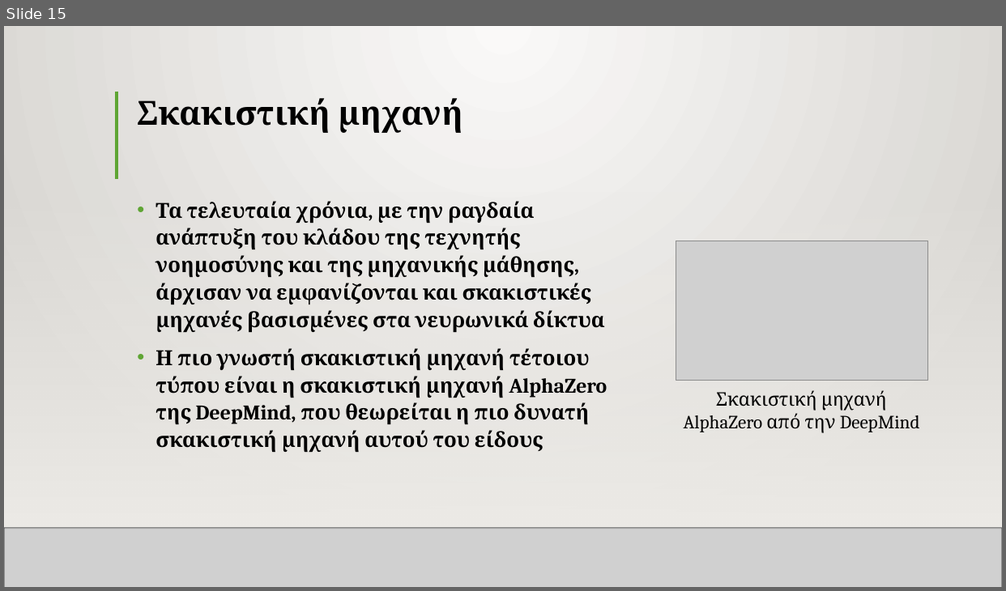
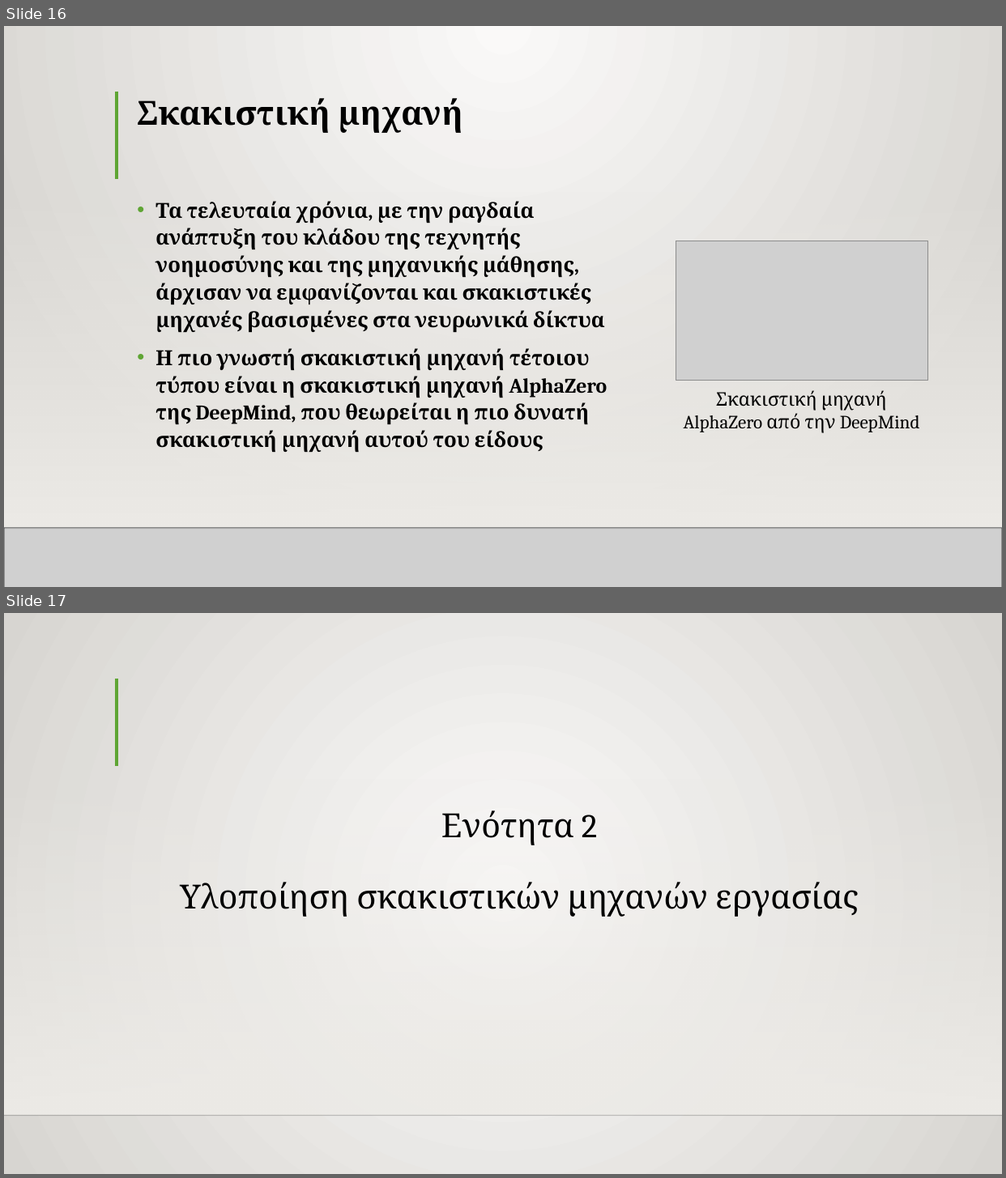
Before and after one commit to TheRazorace/Python-Chess-Engine, a slide deck: ΑΝΑΠΤΥΞΗ ΣΚΑΚΙΣΤΙΚΗΣ ΜΗΧΑΝΗΣ.pptx. Shown one above the other, each under a label of ours: slide 15 before the commit, slides 16 and 17 after it. The pictures are 1006x591 and 1006x1178 pixels, drawn with LibreOffice and Linux fonts; fonts in the diff are those of the drawing; grey boxes stand for pictures; background and template pictures are left out. Boxes give left, top, right and bottom in pixels: in the first picture for what was removed or moved away, otherwise in the second. Text is boxed around its words. In the diff, an @@ line names an element or a change of style, - is before the commit and + after.

```diff
--- a/ΑΝΑΠΤΥΞΗ ΣΚΑΚΙΣΤΙΚΗΣ ΜΗΧΑΝΗΣ.pptx
+++ b/ΑΝΑΠΤΥΞΗ ΣΚΑΚΙΣΤΙΚΗΣ ΜΗΧΑΝΗΣ.pptx
@@ slide 17 added at (4,613,1002,1174), background gradient #FAFAF9 to #D7D5D2; not listed: 2 template elements that a slide beside it also shows @@
@@ line added from (117, 678) to (117, 766), #5FA534 3 pt @@
@@ title added at (180,811,858,917), 32 pt, text #000000 @@
+Ενότητα 2
+Υλοποίηση σκακιστικών μηχανών εργασίας
@@ what was slide 15 is now slide 16 @@
```
Also in this commit, not shown: 20 slides changed, 7 other slides added.
